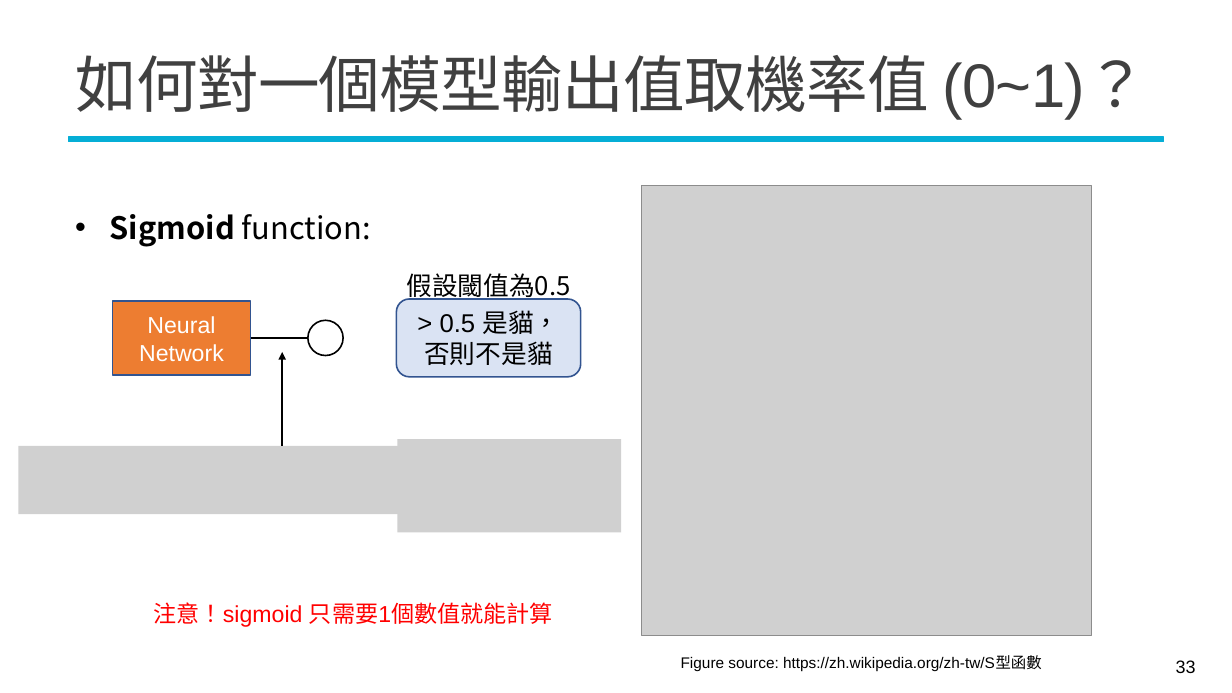
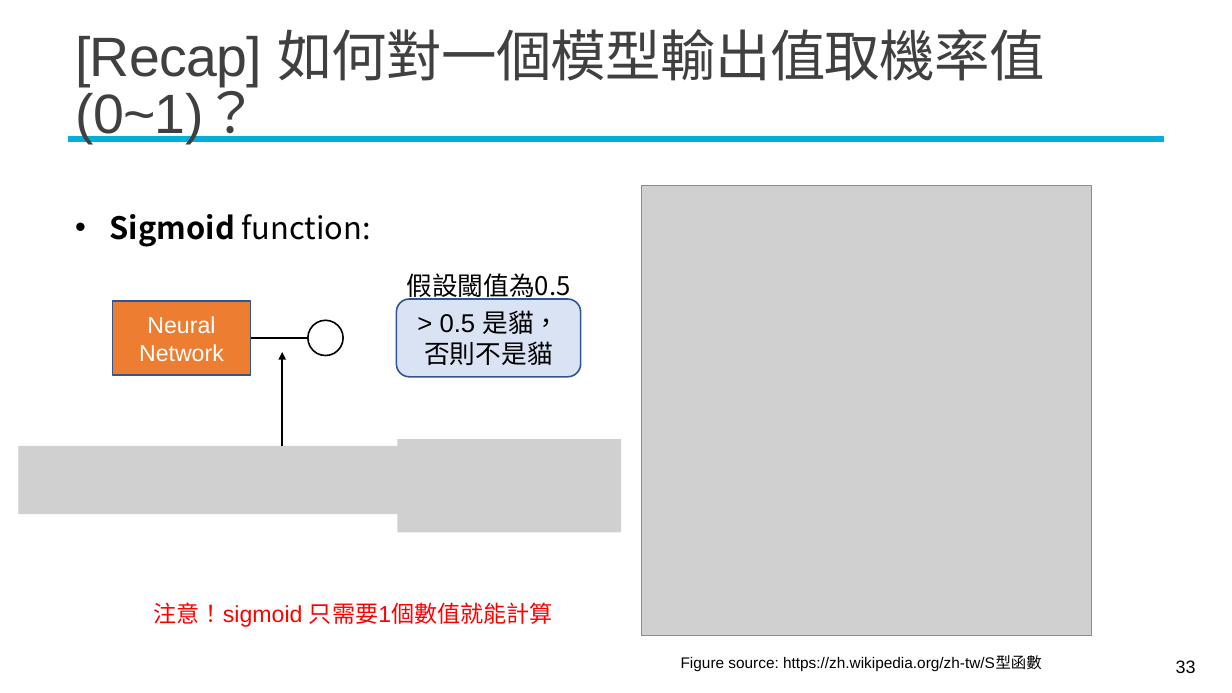
Before and after one commit to mcps5601/CGUDL_2026_fall, a slide deck: slide 33 of slides/rnn_1028.pptx. Drawn at 1232x693 pixels with LibreOffice and Linux fonts; fonts in the diff are those of the drawing; grey boxes stand for pictures; background and template pictures are left out. Boxes give left, top, right and bottom in pixels: in the first picture for what was removed or moved away, otherwise in the second. Text is boxed around its words. In the diff, an @@ line names an element or a change of style, - is before the commit and + after.

```diff
--- a/slides/rnn_1028.pptx
+++ b/slides/rnn_1028.pptx
@@ title at box(75, 29, 1045, 143): text changed; size 48 to 43.2 pt @@
-如何對一個模型輸出值取機率值 (0~1)？
+[Recap] 如何對一個模型輸出值取機率值 (0~1)？
```
Also in this commit, not shown: 6 other slides changed, 1 other file.
